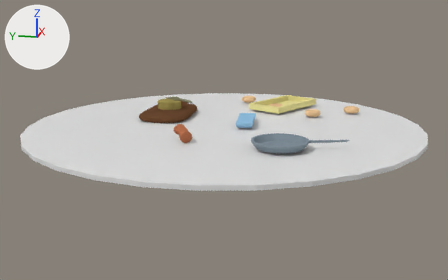
The Blender file bin/Assets/Scenes/JaviGuapo.blend, before and after one commit.
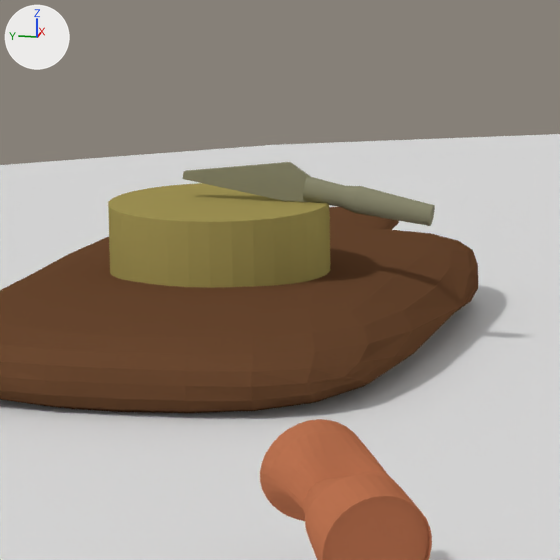
Old and new are each drawn whole from a 50 mm camera at (-3209.0, -650.0, 675.0) aimed at (-183.0, -45.0, -81.0) and again close up on the part from 33% to 46% of the width and 28% to 50% of the height. The lights are fixed; the arrows at upper left show +X, +Y and +Z.

Before the edit, the objects in view are built like this:
```python
me_cuchillo = bpy.data.meshes.new('Cuchillo')
me_cuchillo.from_pydata(...)  # 140 vertices, 108 faces; spans x -0.6..0.6, y -1.4..0.9, z -7.1..7.9
me_cuchillo.materials.append(mat_cuchillo)  # yellow #8c8b71
me_mesa = bpy.data.meshes.new('Mesa')
me_mesa.from_pydata(...)  # a 30-sided cylinder along z spanning x -99.0..99.0, y -100.0..100.0, z -1.0..1.0
me_queso = bpy.data.meshes.new('Queso')
me_queso.from_pydata(...)  # a 32-sided cylinder along z spanning x -1.0..1.0, y -1.0..1.0, z -0.34..0.34
me_queso.materials.append(mat_queso)  # yellow #a29556
ob_cuchillo = bpy.data.objects.new('Cuchillo', me_cuchillo)
ob_cuchillo.location = (43.2, 248.4, 78.5)
ob_cuchillo.rotation_euler = (-1.395, 0.0, 0.0)  # degrees (-80, 0, 0)
ob_cuchillo.scale = (10.0, 10.0, 10.0)
ob_mesa = bpy.data.objects.new('Mesa', me_mesa)
ob_mesa.location = (-151.0, -38.8, -22.3)
ob_mesa.scale = (10.0, 10.0, 10.0)
ob_queso = bpy.data.objects.new('Queso', me_queso)
ob_queso.location = (33.0, 304.0, 50.4)
ob_queso.scale = (64.5, 64.5, 64.5)
# also in view: 'Tabladequesos' at (96.0, 305.0, 7.0); 'Lata' at (-529.0, 78.0, 27.0)
```
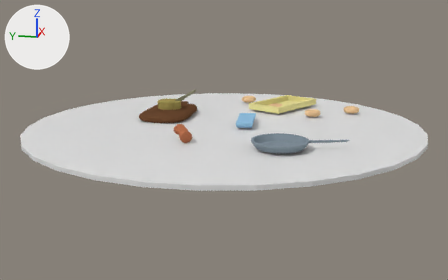
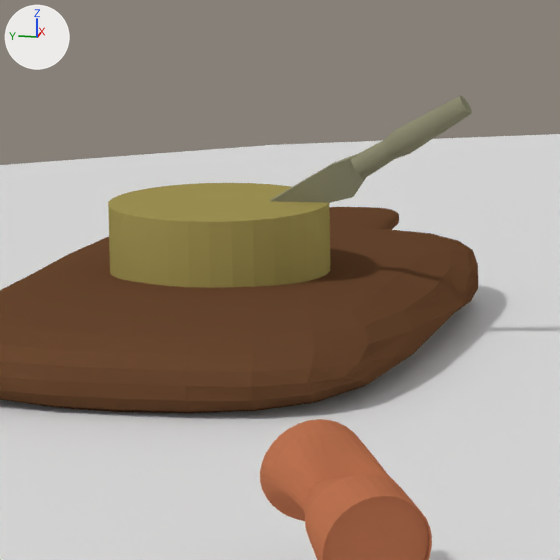
Changed parts and their boxes (x1, y1, x2, y2) in the close-ups (560 x 560 px):
```json
{"object": "Cuchillo", "change": "moved, turned", "before": [182, 162, 435, 226], "after": [270, 96, 472, 203]}
```

Scene script edits in JSON lines:
```json
{"op": "set", "path": "ob_cuchillo.location", "old": "(43.2, 248.4, 78.5)", "new": "(42.0, 217.5, 97.1)"}
{"op": "set", "path": "ob_cuchillo.rotation_euler", "old": "(-1.395, 0.0, 0.0)", "new": "(-1.019, 2.968, 0.0681)", "note": "degrees (-80, 0, 0) -> degrees (-58, 170, 3.9)"}
```
